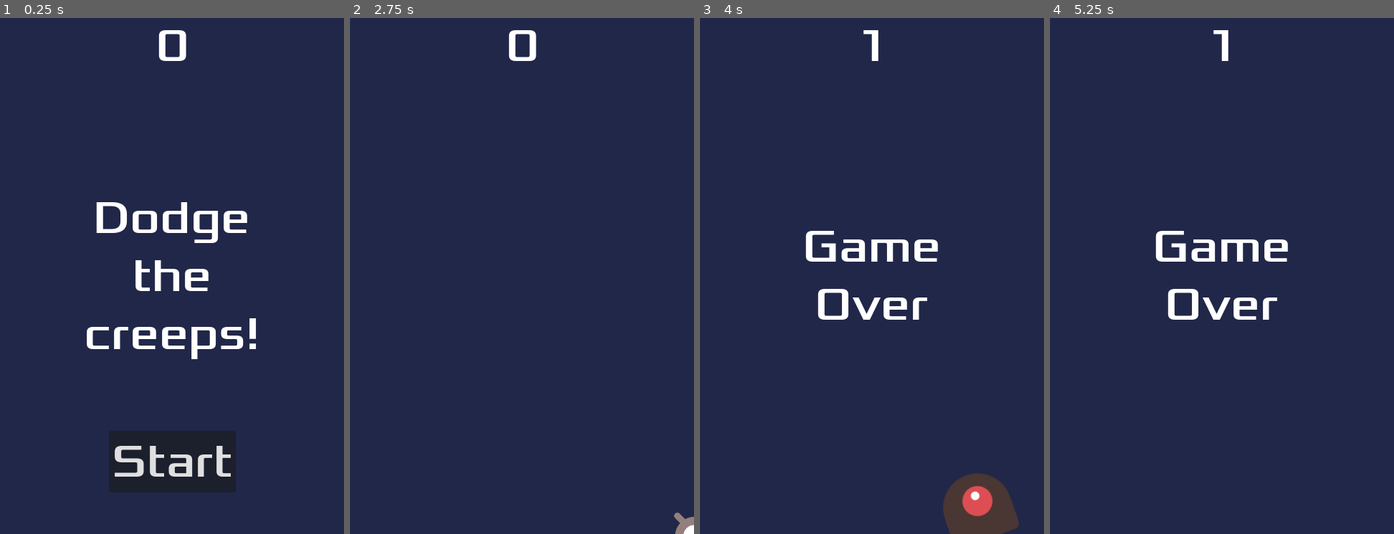
Above: before the commit, frames 1-4 (left to right).
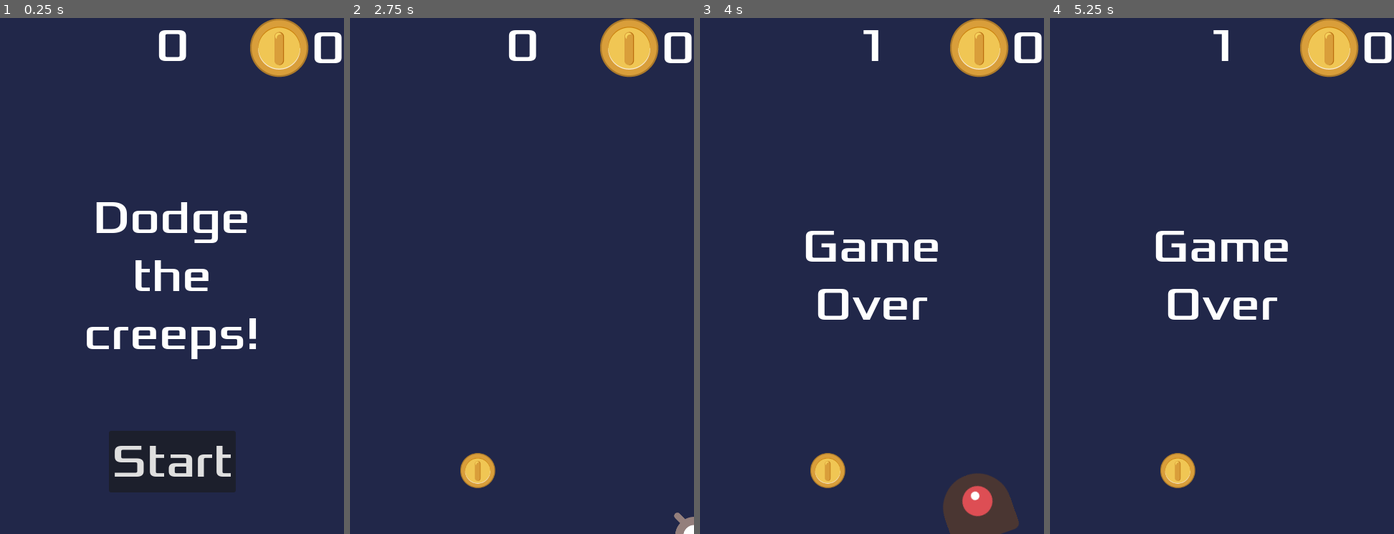
Above: after the commit, the same moments.

Repository: German775/GodotSampleGame
Game: Godot game, scene res://Main.tscn
The game is run twice, just before and just after one commit, with the same random seed, the same clock (stepped at 60 frames per second) and the same inputs.
Inputs:
- Up to frame 1 (0.25 s): no input
- Up to frame 2 (2.75 s): click "Start" at 0.5 s; tap Enter at 1.25 s; hold Right (move_right) 1.28-2.03 s; hold Down (move_down) from 2.03 s (still down)
- Up to frame 3 (4 s): release Down (move_down) at 2.78 s; hold Right (move_right) 2.78-3.53 s; hold Up (move_up) from 3.53 s (still down)
- Up to frame 4 (5.25 s): release Up (move_up) at 4.28 s; hold Left (move_left) from 4.28 s (still down); tap Space at 5 s

The runs differ from the first frame. In frame 1, 1.8% of the frame differs, in the area x 72-100%, y 0-12%; in frame 2, 2.4%, in the area x 32-100%, y 0-92%; in frame 3, 2.4%; in frame 4, 2.4%.

Commit message:
Added spawning and coin collection functionality

Diff:
--- /dev/null
+++ b/Coin.gd
@@ -0,0 +1,19 @@
+extends Area2D
+
+signal picked_up_coin(value)
+
+@export var rate = 1
+
+# Called when the node enters the scene tree for the first time.
+func _ready():
+	pass # Replace with function body.
+
+
+# Called every frame. 'delta' is the elapsed time since the previous frame.
+func _process(delta):
+	pass
+
+func _on_area_entered(area):
+	if area.name == 'Player':
+		hide()
+		picked_up_coin.emit(rate)
--- /dev/null
+++ b/Coin.tscn
@@ -0,0 +1,60 @@
+[gd_scene load_steps=12 format=3 uid="uid://dvl46sehv0l7t"]
+
+[ext_resource type="Texture2D" uid="uid://bxxfwkwhhhd26" path="res://art/BIG_0000_Capa-1.png" id="1_l2f54"]
+[ext_resource type="Script" path="res://Coin.gd" id="1_leyhx"]
+[ext_resource type="Texture2D" uid="uid://cqw5ytg6cgp1v" path="res://art/BIG_0001_Capa-2.png" id="2_e3db8"]
+[ext_resource type="Texture2D" uid="uid://bpoy4b08oe44u" path="res://art/BIG_0002_Capa-3.png" id="3_v2m17"]
+[ext_resource type="Texture2D" uid="uid://c4vtayvvlvr12" path="res://art/BIG_0003_Capa-4.png" id="4_laymk"]
+[ext_resource type="Texture2D" uid="uid://c0hiw6phikj2w" path="res://art/BIG_0004_Capa-5.png" id="5_m2du6"]
+[ext_resource type="Texture2D" uid="uid://wkxg18uo5i1p" path="res://art/BIG_0005_Capa-6.png" id="6_aletd"]
+[ext_resource type="Texture2D" uid="uid://ycgfvaifrg5u" path="res://art/BIG_0006_Capa-7.png" id="7_v7tiq"]
+[ext_resource type="Texture2D" uid="uid://d3cup2eim8snt" path="res://art/BIG_0007_Capa-8.png" id="8_lcloo"]
+
+[sub_resource type="SpriteFrames" id="SpriteFrames_splxe"]
+animations = [{
+"frames": [{
+"duration": 1.0,
+"texture": ExtResource("1_l2f54")
+}, {
+"duration": 1.0,
+"texture": ExtResource("2_e3db8")
+}, {
+"duration": 1.0,
+"texture": ExtResource("3_v2m17")
+}, {
+"duration": 1.0,
+"texture": ExtResource("4_laymk")
+}, {
+"duration": 1.0,
+"texture": ExtResource("5_m2du6")
+}, {
+"duration": 1.0,
+"texture": ExtResource("6_aletd")
+}, {
+"duration": 1.0,
+"texture": ExtResource("7_v7tiq")
+}, {
+"duration": 1.0,
+"texture": ExtResource("8_lcloo")
+}],
+"loop": true,
+"name": &"idle",
+"speed": 5.0
+}]
+
+[sub_resource type="CircleShape2D" id="CircleShape2D_tx2se"]
+radius = 40.0
+
+[node name="Coin" type="Area2D" groups=["coins"]]
+scale = Vector2(0.6, 0.6)
+script = ExtResource("1_leyhx")
+
+[node name="AnimatedSprite2D" type="AnimatedSprite2D" parent="."]
+sprite_frames = SubResource("SpriteFrames_splxe")
+animation = &"idle"
+frame_progress = 0.0338341
+
+[node name="CollisionShape2D" type="CollisionShape2D" parent="."]
+shape = SubResource("CircleShape2D_tx2se")
+
+[connection signal="area_entered" from="." to="." method="_on_area_entered"]
--- a/HUD.gd
+++ b/HUD.gd
@@ -17,8 +17,12 @@
 	await get_tree().create_timer(1.0).timeout
 	$StartButton.show()
 
-func update_score(score):
-	$ScoreLabel.text = str(score)
+func update_time_score(score):
+	$TimeScoreLabel.text = str(score)
+
+func update_coin_score(score):
+	var coinScoreLabel = $HBoxContainer.get_child(1)
+	coinScoreLabel.text = str(score)
 
 func _on_start_button_pressed():
 	$StartButton.hide()
--- a/HUD.tscn
+++ b/HUD.tscn
@@ -1,12 +1,34 @@
-[gd_scene load_steps=3 format=3 uid="uid://cmscnxdh7gf8m"]
+[gd_scene load_steps=4 format=3 uid="uid://cmscnxdh7gf8m"]
 
 [ext_resource type="Script" path="res://HUD.gd" id="1_5ff2x"]
 [ext_resource type="FontFile" uid="uid://nfs2oajt8i5k" path="res://fonts/Xolonium-Regular.ttf" id="2_ac8f1"]
+[ext_resource type="Texture2D" uid="uid://bxxfwkwhhhd26" path="res://art/BIG_0000_Capa-1.png" id="3_vx5h3"]
 
 [node name="HUD" type="CanvasLayer"]
 script = ExtResource("1_5ff2x")
 
-[node name="ScoreLabel" type="Label" parent="."]
+[node name="HBoxContainer" type="HBoxContainer" parent="."]
+anchors_preset = 1
+anchor_left = 1.0
+anchor_right = 1.0
+offset_left = -82.0
+offset_bottom = 84.0
+grow_horizontal = 0
+alignment = 2
+
+[node name="TextureRect" type="TextureRect" parent="HBoxContainer"]
+layout_direction = 2
+layout_mode = 2
+texture = ExtResource("3_vx5h3")
+
+[node name="CoinScoreLabel" type="Label" parent="HBoxContainer"]
+layout_mode = 2
+theme_override_fonts/font = ExtResource("2_ac8f1")
+theme_override_font_sizes/font_size = 64
+text = "0"
+horizontal_alignment = 2
+
+[node name="TimeScoreLabel" type="Label" parent="."]
 anchors_preset = 5
 anchor_left = 0.5
 anchor_right = 0.5
--- a/Main.gd
+++ b/Main.gd
@@ -1,11 +1,15 @@
 extends Node
 
 @export var mob_scene: PackedScene
-var score
+@export var coin_scene: PackedScene
+
+var timeScore = 0
+var coinScore = 0
+var screen_size
 
 # Called when the node enters the scene tree for the first time.
 func _ready():
-	pass
+	screen_size = get_viewport().size
 
 # Called every frame. 'delta' is the elapsed time since the previous frame.
 func _process(delta):
@@ -13,23 +17,30 @@
 
 func _on_player_hit():
 	$ScoreTimer.stop()
+	$CoinTimer.stop()
 	$MobTimer.stop()
 	$HUD.show_game_over()
 	$Music.stop()
 	$DeathSound.play()
 
+func picked_up_coin(value):
+	coinScore += value
+	$HUD.update_coin_score(coinScore)
+
 func new_game():
-	score = 0
-	$HUD.update_score(score)
+	timeScore = 0
+	$HUD.update_time_score(timeScore)
 	$HUD.show_message("Get Ready")
 	get_tree().call_group("mobs", "queue_free")
+	get_tree().call_group("coins", "queue_free")
 	$Player.start($StartPosition.position)
 	$StartTimer.start()
 	$Music.play()
+	$CoinTimer.start()
 
 func _on_score_timer_timeout():
-	score += 1
-	$HUD.update_score(score)
+	timeScore += 1
+	$HUD.update_time_score(timeScore)
 
 func _on_start_timer_timeout():
 	$MobTimer.start()
@@ -55,3 +66,11 @@
 
 func _on_hud_start_game():
 	new_game()
+
+func _on_coin_timer_timeout():
+	var rndX = randf_range(0, screen_size.x)
+	var rndY = randf_range(0, screen_size.y)
+	var coin = coin_scene.instantiate()
+	coin.position = Vector2(rndX, rndY)
+	coin.picked_up_coin.connect(picked_up_coin)
+	add_child(coin)
--- a/Main.tscn
+++ b/Main.tscn
@@ -1,8 +1,9 @@
-[gd_scene load_steps=8 format=3 uid="uid://cfkwdtqyppcis"]
+[gd_scene load_steps=9 format=3 uid="uid://cfkwdtqyppcis"]
 
 [ext_resource type="PackedScene" uid="uid://61bglmtffpp4" path="res://Player.tscn" id="1_bxut7"]
 [ext_resource type="Script" path="res://Main.gd" id="1_hdegt"]
 [ext_resource type="PackedScene" uid="uid://b0vcn11k24kty" path="res://Mob.tscn" id="2_4tw6w"]
+[ext_resource type="PackedScene" uid="uid://dvl46sehv0l7t" path="res://Coin.tscn" id="3_no78v"]
 [ext_resource type="PackedScene" uid="uid://cmscnxdh7gf8m" path="res://HUD.tscn" id="4_giapb"]
 [ext_resource type="AudioStream" uid="uid://dax0da6bhke40" path="res://art/House In a Forest Loop.ogg" id="5_7jfq5"]
 [ext_resource type="AudioStream" uid="uid://b0c6u0w0ub47v" path="res://art/gameover.wav" id="6_xjyp3"]
@@ -16,6 +17,7 @@
 [node name="Main" type="Node"]
 script = ExtResource("1_hdegt")
 mob_scene = ExtResource("2_4tw6w")
+coin_scene = ExtResource("3_no78v")
 
 [node name="ColorRect" type="ColorRect" parent="."]
 anchors_preset = 15
@@ -52,8 +54,12 @@
 [node name="DeathSound" type="AudioStreamPlayer" parent="."]
 stream = ExtResource("6_xjyp3")
 
+[node name="CoinTimer" type="Timer" parent="."]
+wait_time = 2.0
+
 [connection signal="hit" from="Player" to="." method="_on_player_hit"]
 [connection signal="timeout" from="MobTimer" to="." method="_on_mob_timer_timeout"]
 [connection signal="timeout" from="ScoreTimer" to="." method="_on_score_timer_timeout"]
 [connection signal="timeout" from="StartTimer" to="." method="_on_start_timer_timeout"]
 [connection signal="start_game" from="HUD" to="." method="_on_hud_start_game"]
+[connection signal="timeout" from="CoinTimer" to="." method="_on_coin_timer_timeout"]
--- a/Mob.tscn
+++ b/Mob.tscn
@@ -48,7 +48,7 @@
 radius = 46.335
 height = 92.67
 
-[node name="Mob" type="RigidBody2D"]
+[node name="Mob" type="RigidBody2D" groups=["mobs"]]
 scale = Vector2(0.75, 0.75)
 collision_mask = 0
 gravity_scale = 0.0
@@ -66,7 +66,7 @@
 shape = SubResource("CapsuleShape2D_s8e7p")
 metadata/_edit_group_ = true
 
-[node name="VisibleOnScreenEnabler2D" type="VisibleOnScreenEnabler2D" parent="." groups=["mobs"]]
+[node name="VisibleOnScreenEnabler2D" type="VisibleOnScreenEnabler2D" parent="."]
 metadata/_edit_group_ = true
 
 [connection signal="screen_exited" from="VisibleOnScreenEnabler2D" to="." method="_on_visible_on_screen_enabler_2d_screen_exited"]
Binary file added: art/BIG_0000_Capa-1.png
Not shown, added: art/BIG_0000_Capa-1.png.import
Binary file added: art/BIG_0001_Capa-2.png
Not shown, added: art/BIG_0001_Capa-2.png.import
Binary file added: art/BIG_0002_Capa-3.png
Not shown, added: art/BIG_0002_Capa-3.png.import
Binary file added: art/BIG_0003_Capa-4.png
Not shown, added: art/BIG_0003_Capa-4.png.import
Binary file added: art/BIG_0004_Capa-5.png
Not shown, added: art/BIG_0004_Capa-5.png.import
Binary file added: art/BIG_0005_Capa-6.png
Not shown, added: art/BIG_0005_Capa-6.png.import
(and 4 more such lines)
